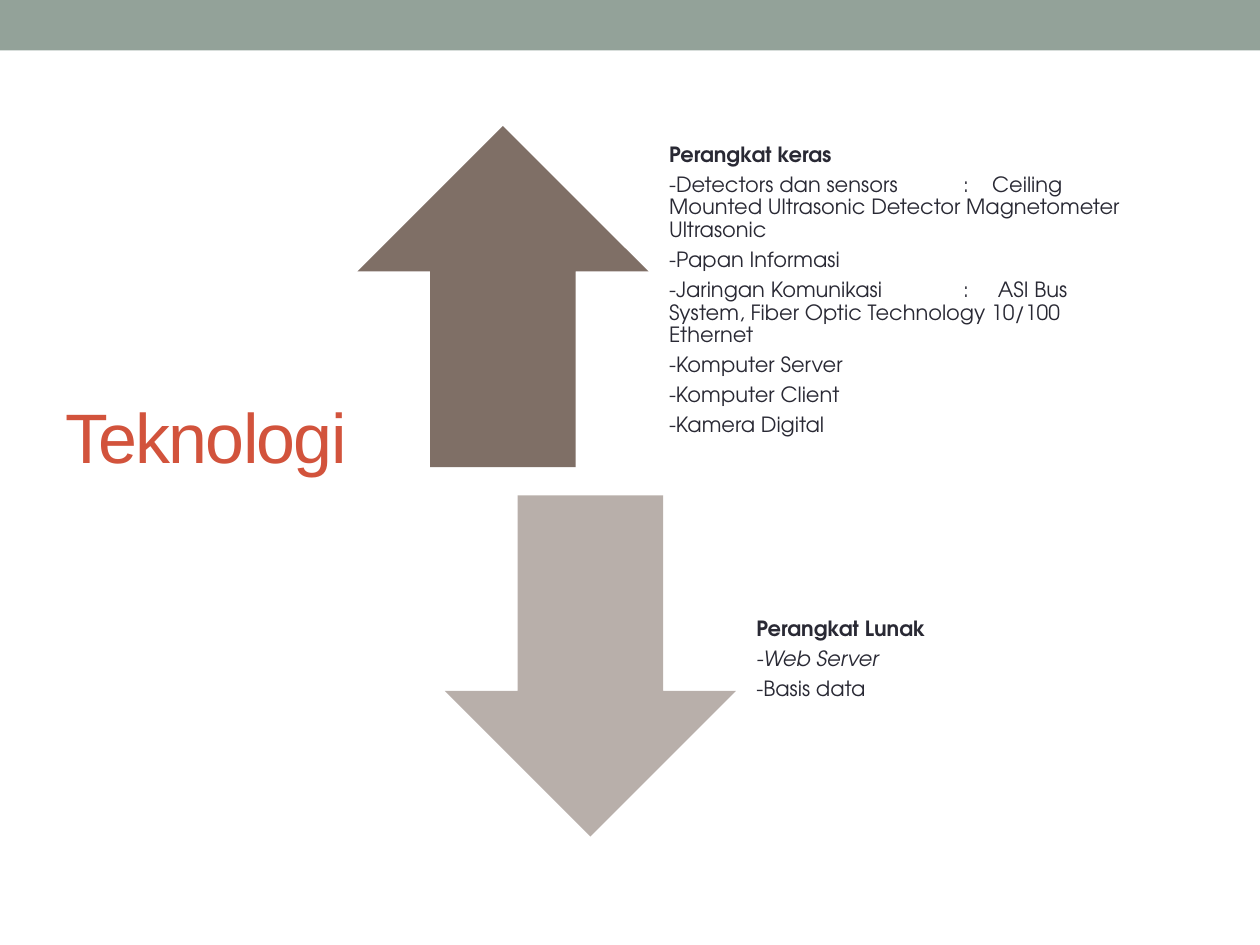
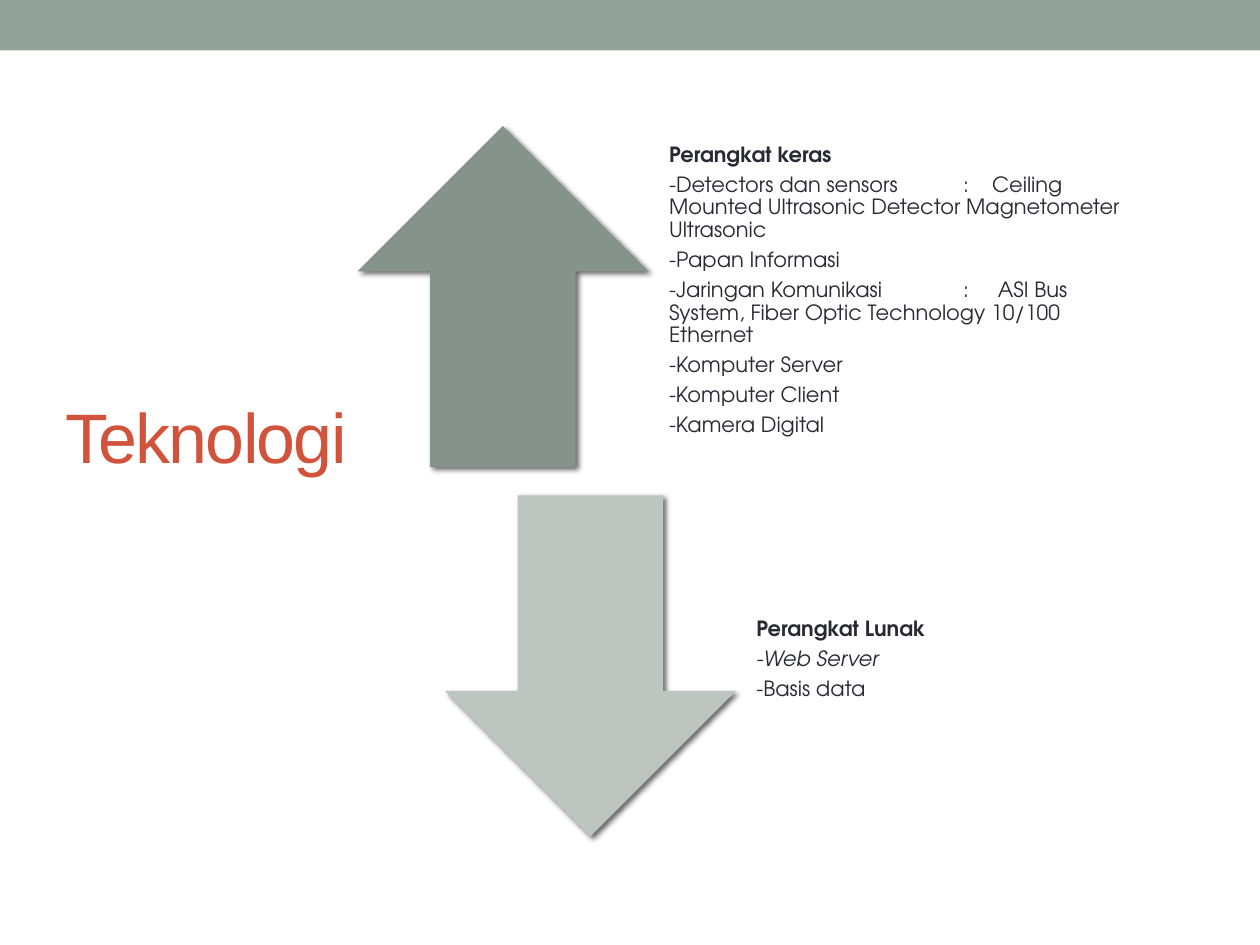
Before and after one commit to TUGAS-BESAR-RPL-II/raniwahyua29, a slide deck: slide 15 of PPT_029.037.042.pptx (slide 13 before the commit). Drawn at 1260x945 pixels with LibreOffice and Linux fonts; fonts in the diff are those of the drawing. Boxes give left, top, right and bottom in pixels: in the first picture for what was removed or moved away, otherwise in the second. Text is boxed around its words. In the diff, an @@ line names an element or a change of style, - is before the commit and + after.

```diff
--- a/PPT_029.037.042.pptx
+++ b/PPT_029.037.042.pptx
@@ up arrow at [358, 126, 649, 467]: fill #726056 at 90% opacity to #85938B; shadow on @@
@@ down arrow at [445, 495, 736, 837]: fill #726056 at 50% opacity to #BDC5C0; shadow on @@
```
Also in this commit, not shown: 1 other slide changed, 2 slides added, 4 other files.
